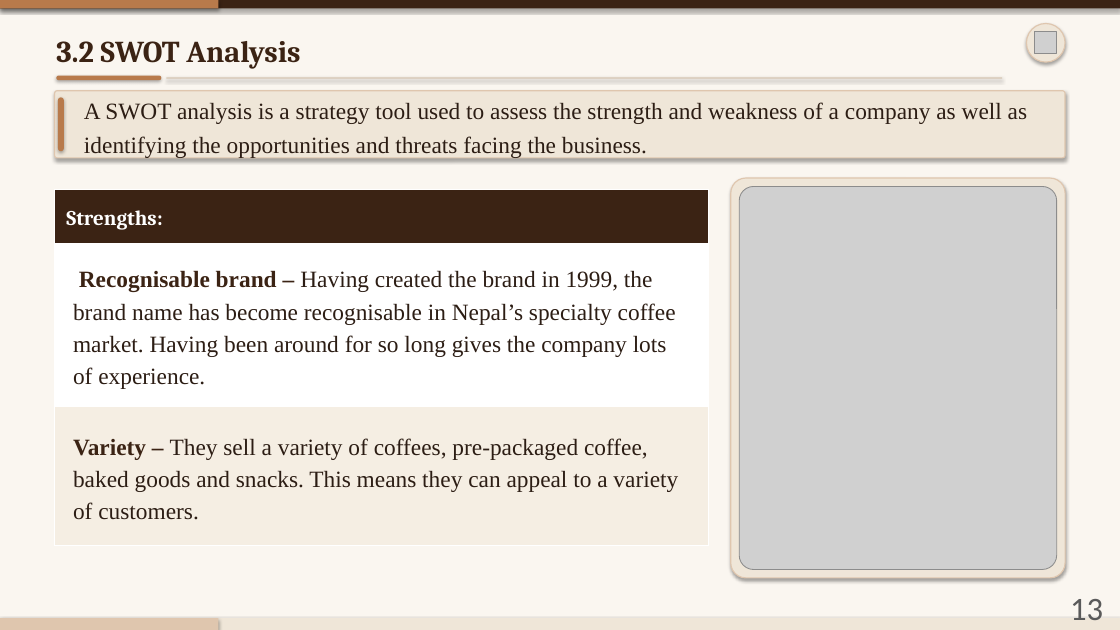
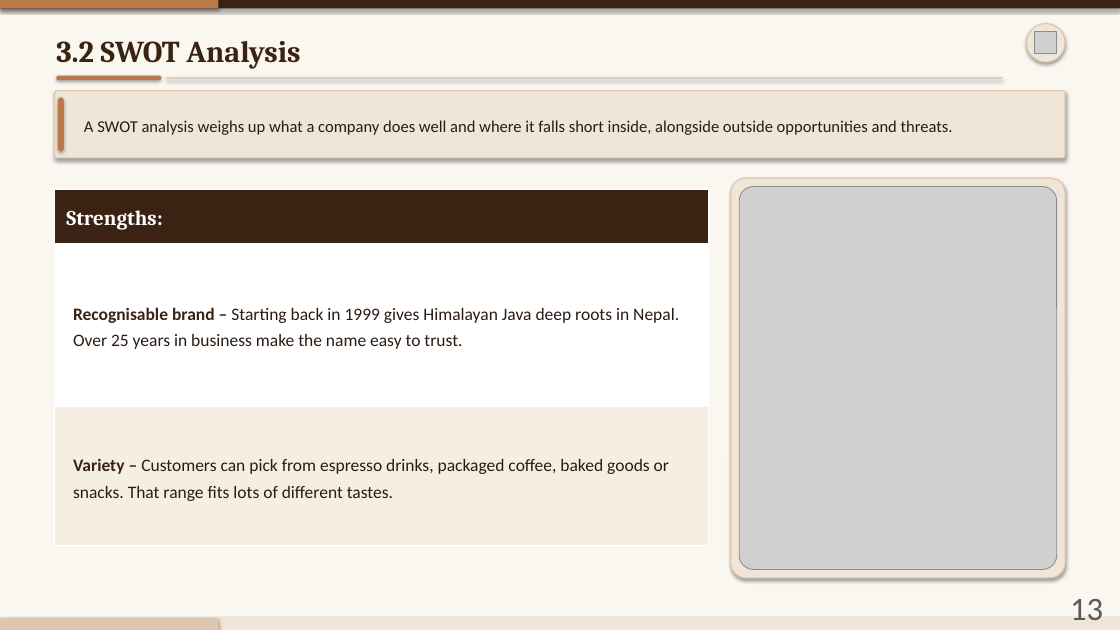
Before and after one commit to AV248/temp, a slide deck: slide 13 of Himalayan_Java_Presentation_Numbered.pptx. Drawn at 1120x630 pixels with LibreOffice and Linux fonts; fonts in the diff are those of the drawing; grey boxes stand for pictures. Boxes give left, top, right and bottom in pixels: in the first picture for what was removed or moved away, otherwise in the second. Text is boxed around its words. In the diff, an @@ line names an element or a change of style, - is before the commit and + after.

```diff
--- a/Himalayan_Java_Presentation_Numbered.pptx
+++ b/Himalayan_Java_Presentation_Numbered.pptx
@@ text at (x1=84, y1=120, x2=953, y2=135): text changed; size 20 to 14.2 pt; font Times New Roman to Calibri; text colour #2C1D14 to #2B1C13 @@
-A SWOT analysis is a strategy tool used to assess the strength and weakness of a company as well as identifying the opportunities and threats facing the business.
+A SWOT analysis weighs up what a company does well and where it falls short inside, alongside outside opportunities and threats.
@@ table at (x1=55, y1=190, x2=708, y2=546) @@
-row 2, column 1: Recognisable brand – Having created the brand in 1999, the brand name has become recognisable in Nepal’s specialty coffee market. Having been around for so long gives the company lots of experience.
+row 2, column 1: Recognisable brand – Starting back in 1999 gives Himalayan Java deep roots in Nepal. Over 25 years in business make the name easy to trust.
-row 3, column 1: Variety – They sell a variety of coffees, pre-packaged coffee, baked goods and snacks. This means they can appeal to a variety of customers.
+row 3, column 1: Variety – Customers can pick from espresso drinks, packaged coffee, baked goods or snacks. That range fits lots of different tastes.
```
Also in this commit, not shown: 21 other slides changed, 1 slide added, 1 slide removed.
